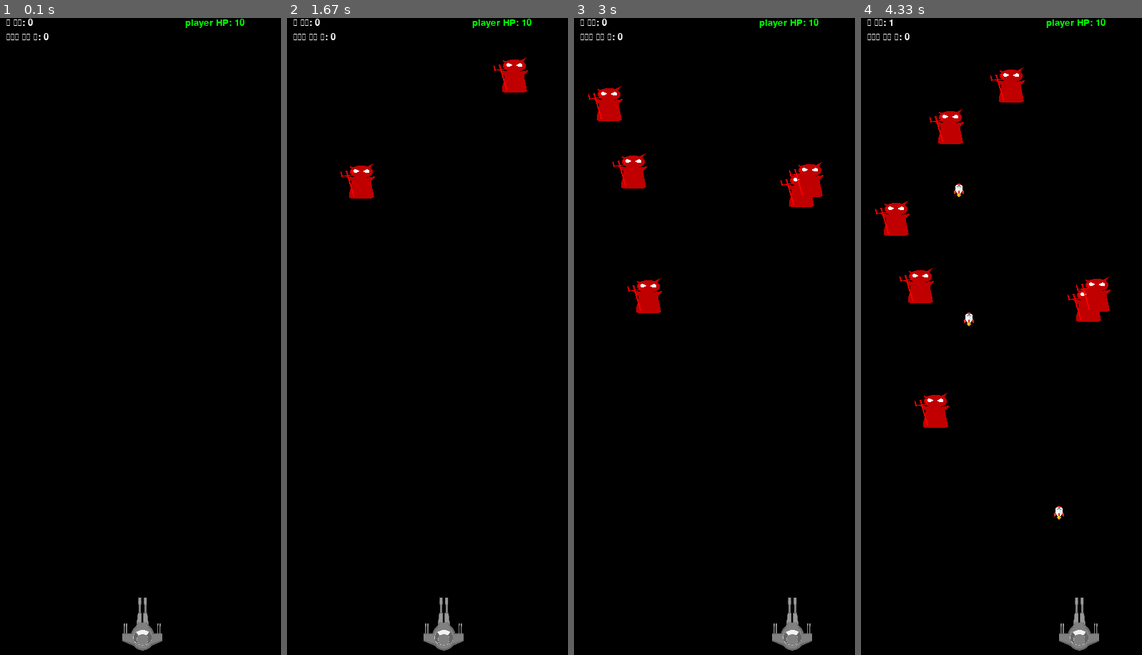
Above: before the commit, frames 1-4 (left to right).
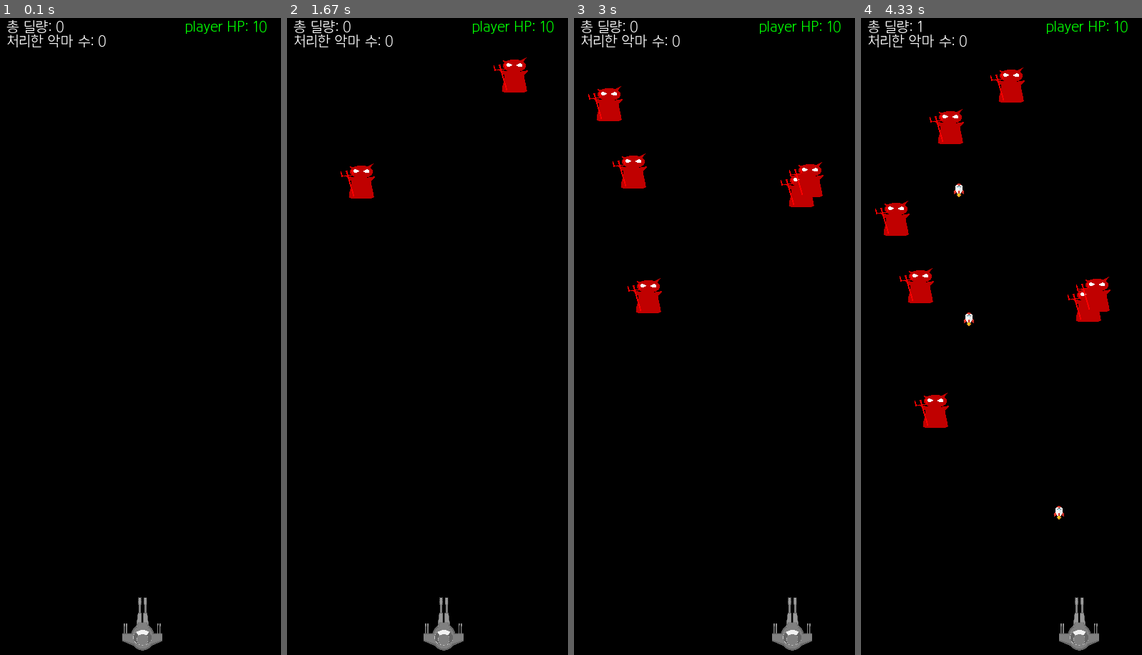
Above: after the commit, the same moments.

Repository: pygameprj/pygame
Game: pygame game, started from Pygame_t2.py
The game is run twice, just before and just after one commit, with the same random seed, the same clock (stepped at 60 frames per second) and the same inputs.
Inputs:
- Up to frame 1 (0.1 s): no input
- Up to frame 2 (1.67 s): hold Right 0.33-0.8 s; hold Right 0.83-1.3 s; hold Left from 1.33 s (still down)
- Up to frame 3 (3 s): release Left at 1.87 s; hold Left 1.9-2.3 s; hold Right 2.33-2.97 s
- Up to frame 4 (4.33 s): tap Space at 3, 3.4, 3.7, 3.9, 4.2 s; hold Left 3.33-3.8 s; hold Right 3.83-4.3 s

The runs differ from the first frame. In frame 1, 0.7% of the frame differs, in the area x 2-95%, y 0-5%; in frame 2, 0.7%; in frame 3, 0.7%; in frame 4, 0.7%.

Commit message:
폰트 오류 해결함

Diff:
--- a/Pygame_t2.py
+++ b/Pygame_t2.py
@@ -179,14 +179,14 @@
 #게임 오버
 def ifGameOver(screen, player):
     if player.HP <= 0:
-        font = pygame.font.SysFont('나눔고딕', 40)
+        font = pygame.font.Font('font\KOTRA_GOTHIC.ttf', 40)
         text = font.render("GAME OVER!", True, RED)
         screen.blit(text,(80, SCREEN_HEIGHT/2))
         return True
     return False
 
 def writeScore(screen, message, fontX, fontY, count = -1, color = WHITE, size = 20):
-    font = pygame.font.SysFont('나눔고딕', size)
+    font = pygame.font.Font('font\KOTRA_GOTHIC.ttf', size)
     if count != -1: text = font.render(message + ": "+ str(count), True, color)
     else: text = font.render(message, True, color)
     screen.blit(text,(fontX,fontY))
Binary file added: font/KOTRA_GOTHIC.otf
Binary file added: font/KOTRA_GOTHIC.ttf
